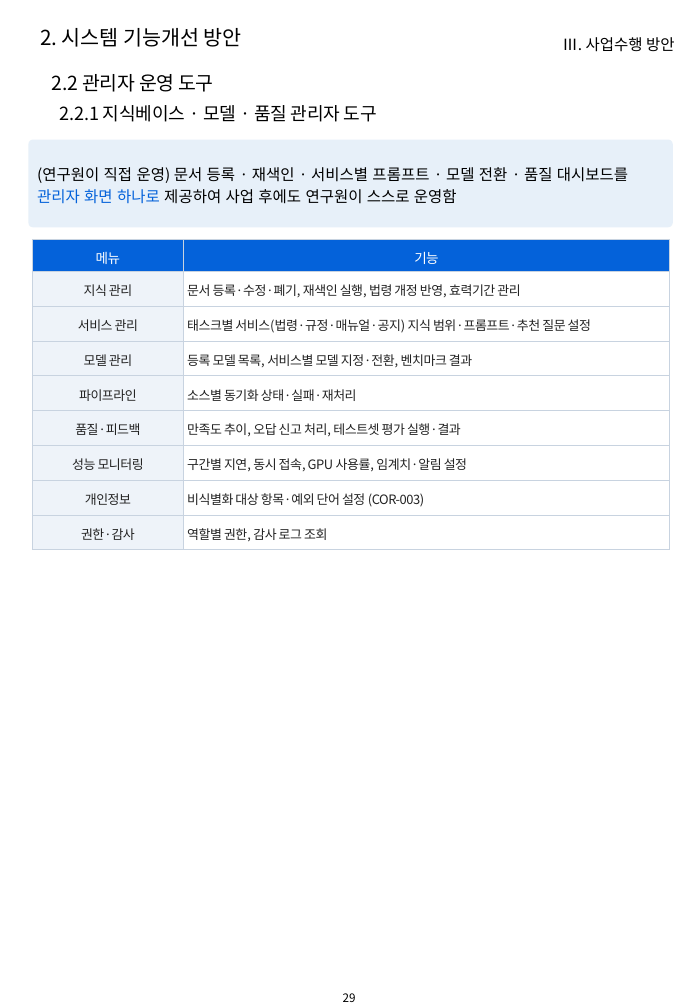
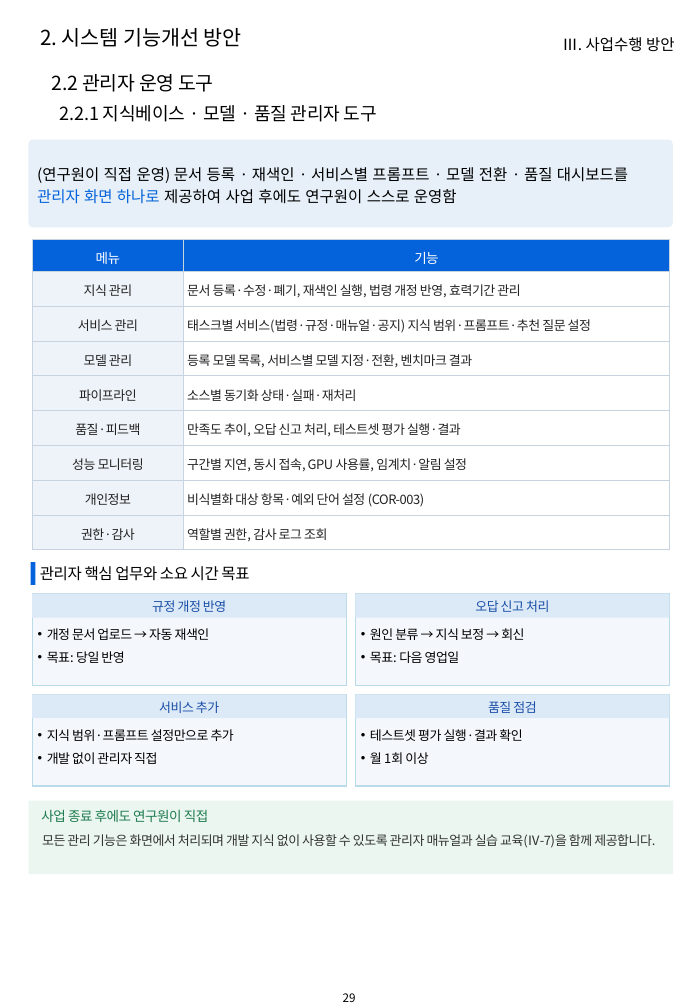
Before and after one commit to hwangsteeve-tech/hbjw, a slide deck: slide 29 of proposals/2026-08_kribb-ai-platform/kribb_proposal.pptx. Drawn at 698x1008 pixels with LibreOffice and Linux fonts; fonts in the diff are those of the drawing; background and template pictures are left out. Boxes give left, top, right and bottom in pixels: in the first picture for what was removed or moved away, otherwise in the second. Text is boxed around its words. In the diff, an @@ line names an element or a change of style, - is before the commit and + after.

```diff
--- a/proposals/2026-08_kribb-ai-platform/kribb_proposal.pptx
+++ b/proposals/2026-08_kribb-ai-platform/kribb_proposal.pptx
@@ rectangle added at (x1=31, y1=562, x2=35, y2=584), fill #0462DA @@
@@ text added at (x1=40, y1=566, x2=249, y2=581), 12 pt, text #000000 @@
+관리자 핵심 업무와 소요 시간 목표
@@ rectangle added at (x1=33, y1=594, x2=346, y2=685), fill #F4F8FC, outline #BADBE8 1 pt @@
@@ rectangle added at (x1=33, y1=594, x2=346, y2=618), fill #DCE9F7, 10 pt, text #194EA7 @@
+규정 개정 반영
@@ rectangle added at (x1=356, y1=594, x2=669, y2=685), fill #F4F8FC, outline #BADBE8 1 pt @@
@@ rectangle added at (x1=356, y1=594, x2=669, y2=618), fill #DCE9F7, 10 pt, text #194EA7 @@
+오답 신고 처리
@@ text added at (x1=47, y1=628, x2=210, y2=663), 10 pt, text #000000 @@
+• 개정 문서 업로드 → 자동 재색인
+• 목표: 당일 반영
@@ text added at (x1=370, y1=628, x2=524, y2=663), 10 pt, text #000000 @@
+• 원인 분류 → 지식 보정 → 회신
+• 목표: 다음 영업일
@@ rectangle added at (x1=33, y1=694, x2=346, y2=785), fill #F4F8FC, outline #BADBE8 1 pt @@
@@ rectangle added at (x1=33, y1=694, x2=346, y2=718), fill #DCE9F7, 10 pt, text #194EA7 @@
+서비스 추가
@@ rectangle added at (x1=356, y1=694, x2=669, y2=785), fill #F4F8FC, outline #BADBE8 1 pt @@
@@ rectangle added at (x1=356, y1=694, x2=669, y2=718), fill #DCE9F7, 10 pt, text #194EA7 @@
+품질 점검
@@ text added at (x1=47, y1=729, x2=234, y2=764), 10 pt, text #000000 @@
+• 지식 범위·프롬프트 설정만으로 추가
+• 개발 없이 관리자 직접
@@ text added at (x1=370, y1=729, x2=522, y2=764), 10 pt, text #000000 @@
+• 테스트셋 평가 실행·결과 확인
+• 월 1회 이상
@@ rectangle added at (x1=29, y1=801, x2=674, y2=875), fill #EAF6EF @@
@@ text added at (x1=41, y1=809, x2=208, y2=822), 10.5 pt, text #1E7B4F @@
+사업 종료 후에도 연구원이 직접
@@ text added at (x1=42, y1=834, x2=655, y2=848), 10 pt, text #333333 @@
+모든 관리 기능은 화면에서 처리되며 개발 지식 없이 사용할 수 있도록 관리자 매뉴얼과 실습 교육(Ⅳ-7)을 함께 제공합니다.
```
Also in this commit, not shown: 33 other slides changed, 5 other files.
